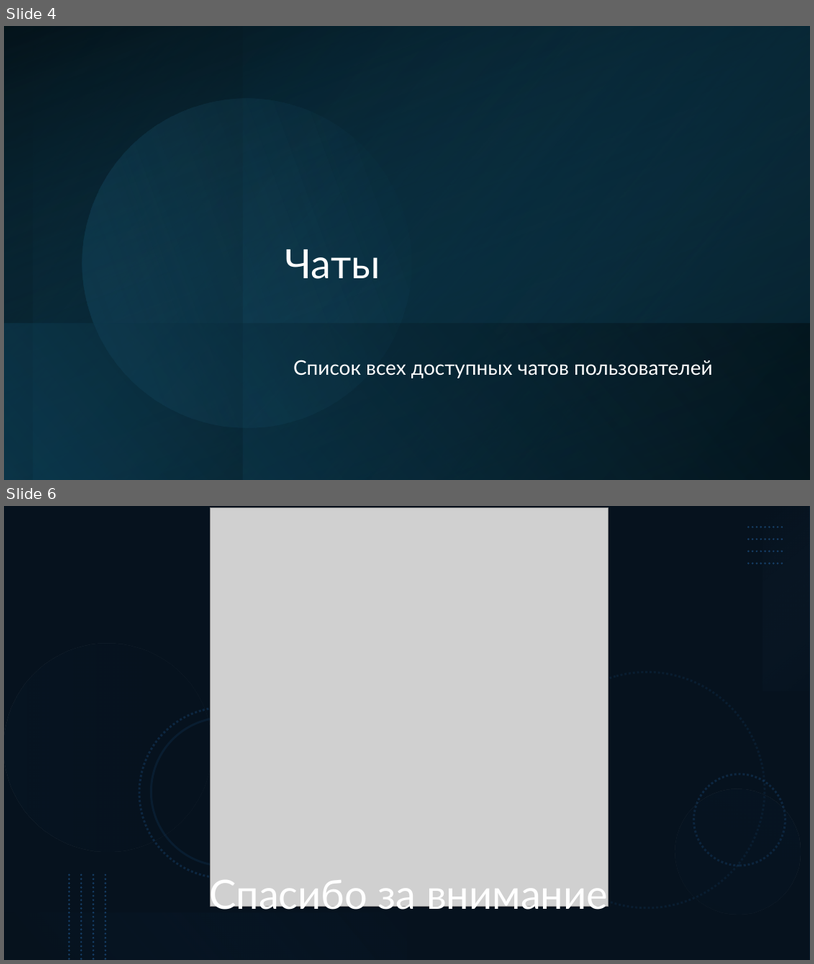
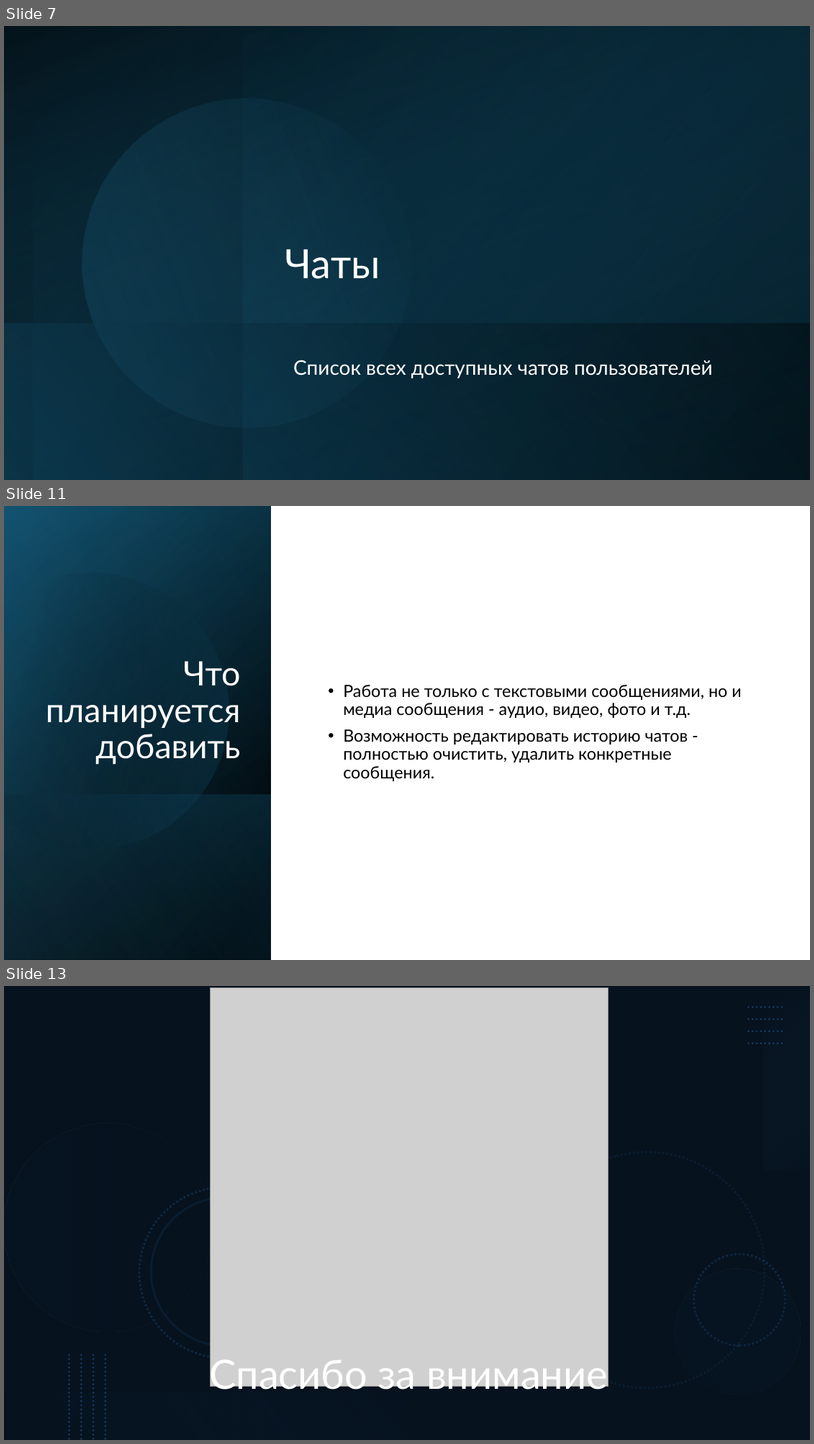
Before and after one commit to EnderEzhik/Project3, a slide deck: Project 3.pptx. Shown one above the other, each under a label of ours: slides 4 and 6 before the commit, slides 7, 11 and 13 after it; the slides between them are not shown. The pictures are 814x964 and 814x1444 pixels, drawn with LibreOffice and Linux fonts; fonts in the diff are those of the drawing; grey boxes stand for pictures. Boxes give left, top, right and bottom in pixels: in the first picture for what was removed or moved away, otherwise in the second. Text is boxed around its words. In the diff, an @@ line names an element or a change of style, - is before the commit and + after.

```diff
--- a/Project 3.pptx
+++ b/Project 3.pptx
@@ slide 11 added at <box>4,506,810,960</box>, background #FFFFFF @@
@@ rectangle added at <box>4,506,810,960</box>, fill #FFFFFF @@
@@ rectangle added at <box>4,506,271,960</box>, fill gradient #000000 to #104862 @@
@@ rectangle added at <box>4,507,271,960</box>, fill gradient #000000 to #156082 @@
@@ rectangle added at <box>4,506,271,959</box>, fill gradient #000000 to #46B1E1 @@
@@ freeform shape added at <box>4,540,262,877</box>, fill gradient #000000 to #156082 @@
@@ title added at <box>46,661,241,764</box>, 40 pt, text #FFFFFF @@
+Что планируется добавить
@@ text added at <box>343,685,741,781</box>, 20 pt, text #000000 @@
+• Работа не только с текстовыми сообщениями, но и медиа сообщения - аудио, видео, фото и т.д.
+• Возможность редактировать историю чатов - полностью очистить, удалить конкретные сообщения.
@@ rectangle added at <box>4,794,271,960</box>, fill gradient #156082 to #000000 @@
@@ what was slide 4 is now slide 7 @@
@@ what was slide 6 is now slide 13 @@
```
Also in this commit, not shown: 1 slide changed, 8 other slides added, 2 slides removed, 1 other file.
